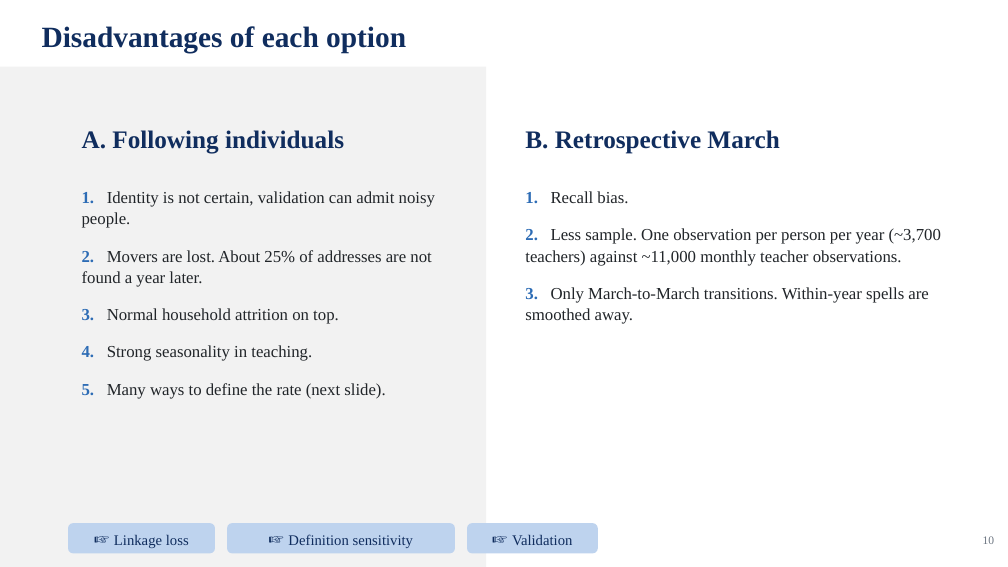
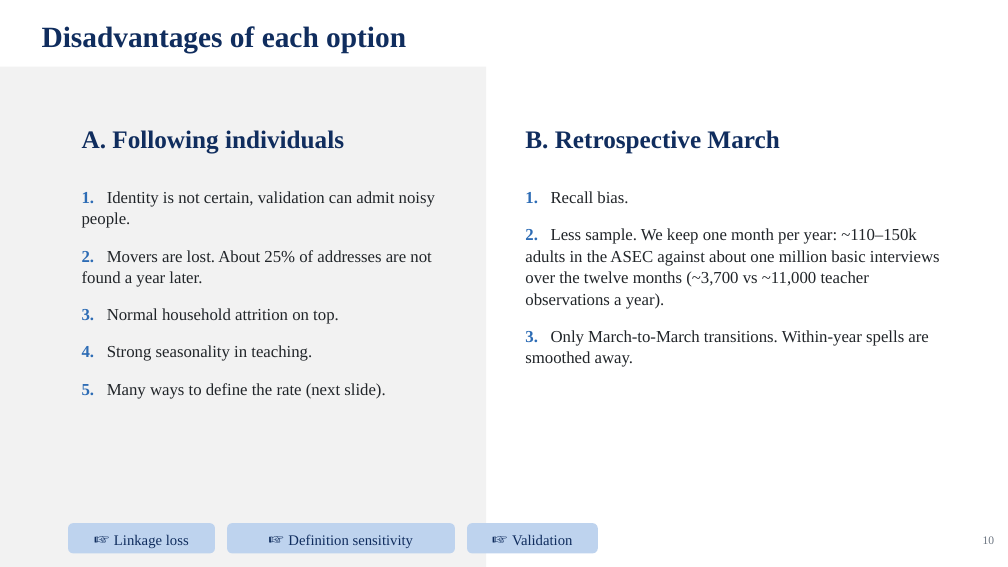
Before and after one commit to jedr1-ship-it/Alternative-Pathways----Quant, a slide deck: slide 10 of report/data_cluster/Proyect_US_cluster.pptx. Drawn at 1008x567 pixels with LibreOffice and Linux fonts; fonts in the diff are those of the drawing. Boxes give left, top, right and bottom in pixels: in the first picture for what was removed or moved away, otherwise in the second. Text is boxed around its words. In the diff, an @@ line names an element or a change of style, - is before the commit and + after.

```diff
--- a/report/data_cluster/Proyect_US_cluster.pptx
+++ b/report/data_cluster/Proyect_US_cluster.pptx
@@ text at box(525, 228, 940, 309): text changed @@
-2. Less sample. One observation per person per year (~3,700 teachers) against ~11,000 monthly teacher observations.
+2. Less sample. We keep one month per year: ~110–150k adults in the ASEC against about one million basic interviews over the twelve months (~3,700 vs ~11,000 teacher observations a year).
```
Also in this commit, not shown: 6 other files.
